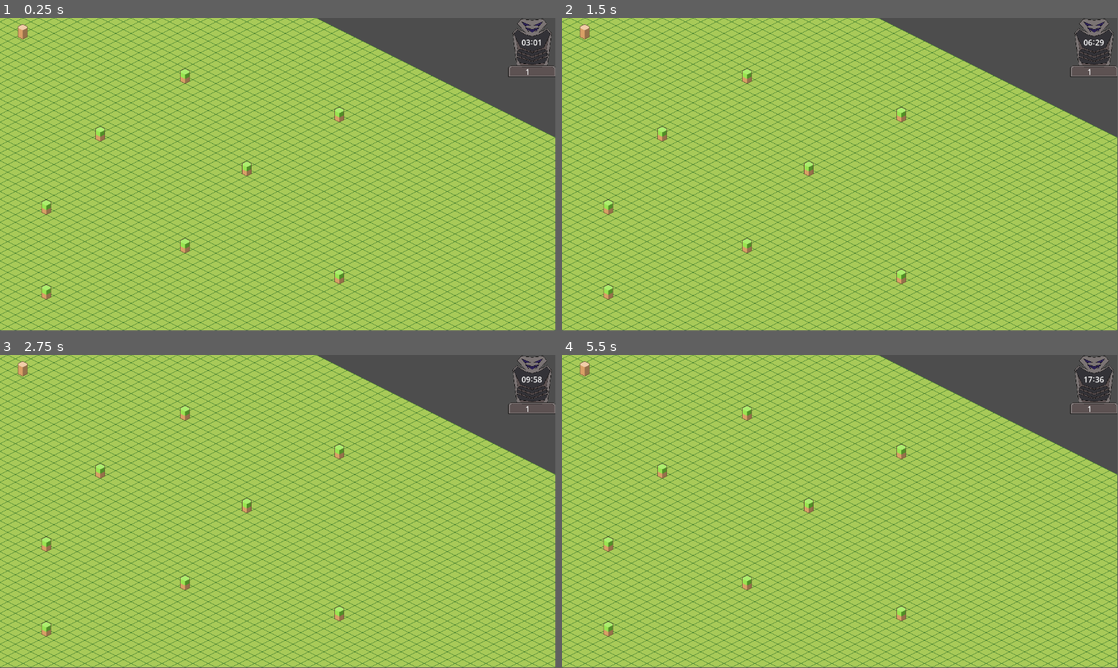
Above: before the commit, frames 1-4 (two rows, left to right).
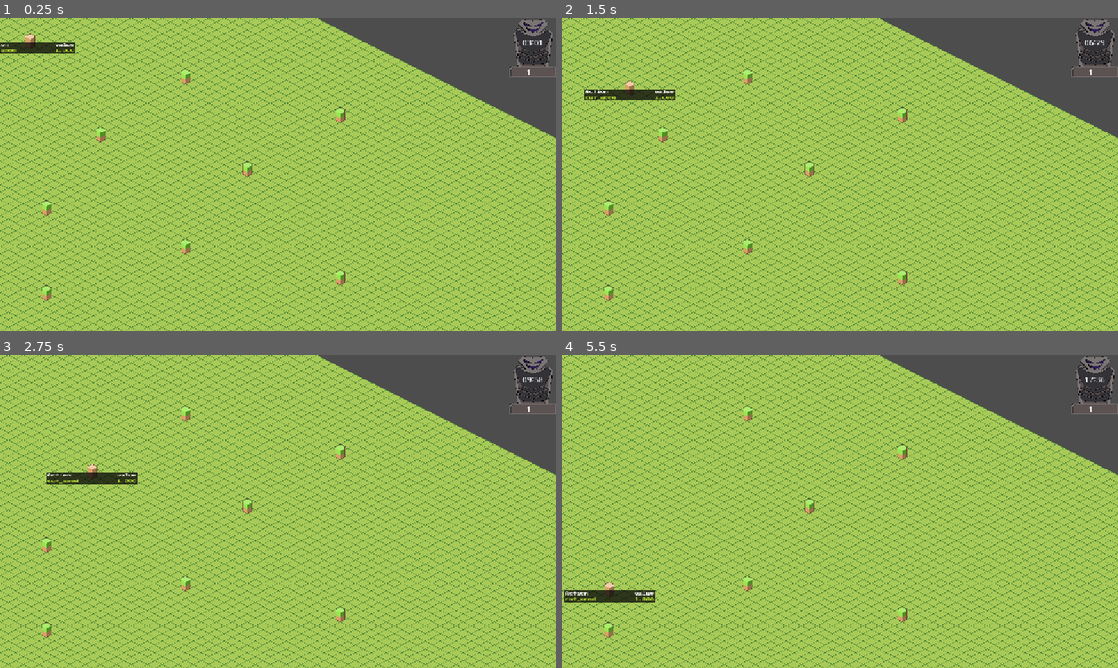
Above: after the commit, the same moments.

Repository: JontanKhuu/Ramen
Game: Godot game, scene res://World/world.tscn
The game is run twice, just before and just after one commit, with the same random seed, the same clock (stepped at 60 frames per second) and the same inputs.
Inputs (mouse positions are in pixels of both pictures, inside the frame that each line leads up to):
- Up to frame 1 (0.25 s): no input
- Up to frame 2 (1.5 s): move the mouse to (962, 158) at 0.52 s; click (962, 158) at 0.67 s; move the mouse to (728, 190) at 1.27 s; click (728, 190) at 1.42 s
- Up to frame 3 (2.75 s): move the mouse to (333, 442) at 2.02 s; click (333, 442) at 2.17 s
- Up to frame 4 (5.5 s): move the mouse to (812, 574) at 2.77 s; click (812, 574) at 2.92 s; move the mouse to (1006, 558) at 3.52 s; click (1006, 558) at 3.67 s; move the mouse to (673, 464) at 4.27 s; click (673, 464) at 4.42 s; move the mouse to (867, 511) at 5.02 s; click (867, 511) at 5.17 s
In our replay, the window is 799x449 before the commit and 800x450 after it. These sizes can differ from the game's own. Grey fills any space a smaller window leaves; there, only what the larger window draws over its background counts as a difference.

The runs differ from the first frame. In frame 1, 25% of the frame differs, in the area x 0-100%, y 0-100%; in frame 2, 25%; in frame 3, 25%; in frame 4, 25%.

Commit message:
AI debug and pathfinding to trees
Basic foundation, will work on tomorrow to go more in depth and more detailed

Diff:
--- /dev/null
+++ b/NPC/Debug/utility_debug.gd
@@ -0,0 +1,59 @@
+extends Node2D
+
+@export var utility_agent: UtilityAiAgent = null
+
+var elements = {}
+
+var show_only_top = false
+
+# Called when the node enters the scene tree for the first time.
+func _ready():
+	if utility_agent != null:
+		_setup_actions()
+
+
+func _process(_delta):
+	if utility_agent == null or not self.visible:
+		return
+	if elements.is_empty():
+		_setup_actions()
+	else:
+		_update_scores()
+
+
+func _setup_actions():
+	var scores = utility_agent.get_all_scores()
+	for score in scores:
+		var container = $PanelContainer/MarginContainer/score_list/action_score.duplicate()
+		elements[score.action] = container
+
+		container.get_node("label").text = score.action
+		container.get_node("score").text = "%.3f" % score.score
+		$PanelContainer/MarginContainer/score_list.add_child(container)
+		container.show()
+
+
+func _update_scores():
+	var scores = utility_agent.get_all_scores()
+	var top = scores[0].action
+	for score in scores:
+		var is_top_action = score.action == top
+		var container = elements[score.action]
+		container.get_node("label").text = score.action
+		container.get_node("score").text = "%.3f" % score.score
+		container.modulate = Color("#b4d433") if is_top_action else Color("#ffffff")
+		_adjust_container_visibility(container, is_top_action)
+
+
+func _adjust_container_visibility(container, is_top_action):
+	if show_only_top:
+		$PanelContainer/MarginContainer/score_list/action_score.hide()
+		container.visible = is_top_action
+		if container.visible:
+			container.get_node("label").custom_minimum_size.x = 0
+			container.get_node("score").visible = false
+	else:
+		$PanelContainer/MarginContainer/score_list/action_score.show()
+		container.get_node("label").custom_minimum_size.x = 140
+		container.get_node("score").visible = true
+		container.visible = true
--- /dev/null
+++ b/NPC/Debug/utility_debug.tscn
@@ -0,0 +1,45 @@
+[gd_scene load_steps=5 format=3 uid="uid://d0dhe2lv3x4u3"]
+
+[ext_resource type="Script" uid="uid://cfti2sdnbqphk" path="res://NPC/Debug/utility_debug.gd" id="1_6xpto"]
+[ext_resource type="FontFile" uid="uid://y2wfxqrg8ieg" path="res://NPC/Debug/PressStart2P.ttf" id="2_idht0"]
+
+[sub_resource type="Theme" id="Theme_0355t"]
+default_font = ExtResource("2_idht0")
+default_font_size = 8
+
+[sub_resource type="StyleBoxFlat" id="StyleBoxFlat_bprj7"]
+bg_color = Color(0.0352941, 0.0352941, 0.0352941, 0.764706)
+
+[node name="utility_debug" type="Node2D" groups=["utility_debug"]]
+z_index = 4
+script = ExtResource("1_6xpto")
+
+[node name="PanelContainer" type="PanelContainer" parent="."]
+offset_left = -94.0
+offset_right = 94.0
+offset_bottom = 15.0
+theme = SubResource("Theme_0355t")
+theme_override_styles/panel = SubResource("StyleBoxFlat_bprj7")
+
+[node name="MarginContainer" type="MarginContainer" parent="PanelContainer"]
+layout_mode = 2
+size_flags_horizontal = 4
+theme_override_constants/margin_left = 2
+theme_override_constants/margin_top = 2
+theme_override_constants/margin_right = 2
+theme_override_constants/margin_bottom = 2
+
+[node name="score_list" type="VBoxContainer" parent="PanelContainer/MarginContainer"]
+layout_mode = 2
+
+[node name="action_score" type="HBoxContainer" parent="PanelContainer/MarginContainer/score_list"]
+layout_mode = 2
+
+[node name="label" type="Label" parent="PanelContainer/MarginContainer/score_list/action_score"]
+custom_minimum_size = Vector2(140, 0)
+layout_mode = 2
+text = "Action"
+
+[node name="score" type="Label" parent="PanelContainer/MarginContainer/score_list/action_score"]
+layout_mode = 2
+text = "value"
--- /dev/null
+++ b/NPC/Scenes/npc.tscn
@@ -0,0 +1,43 @@
+[gd_scene load_steps=9 format=3 uid="uid://dj3y6vnh3v28l"]
+
+[ext_resource type="Script" uid="uid://j0eg4xid27jn" path="res://NPC/Scripts/npc.gd" id="1_056qb"]
+[ext_resource type="Texture2D" uid="uid://ed3wtbvhwcct" path="res://NPC/Assets/npc.png" id="1_asys0"]
+[ext_resource type="Script" uid="uid://bxew2mys8y8u8" path="res://addons/utility_ai/agent/agent.gd" id="3_7mkhf"]
+[ext_resource type="Script" uid="uid://bpvkdlp8jw4sj" path="res://addons/utility_ai/actions/action.gd" id="4_8wx6m"]
+[ext_resource type="Script" uid="uid://bhrmalgrewc21" path="res://NPC/Scripts/check_job.gd" id="5_txa0v"]
+[ext_resource type="PackedScene" uid="uid://d0dhe2lv3x4u3" path="res://NPC/Debug/utility_debug.tscn" id="6_8wx6m"]
+
+[sub_resource type="CapsuleShape2D" id="CapsuleShape2D_056qb"]
+
+[sub_resource type="Curve" id="Curve_7mkhf"]
+_data = [Vector2(0.005, 0), 0.0, 0.0, 0, 0, Vector2(1, 1), 0.0, 0.0, 0, 0]
+point_count = 2
+
+[node name="NPC" type="CharacterBody2D"]
+script = ExtResource("1_056qb")
+job = "LABORER"
+
+[node name="Sprite2D" type="Sprite2D" parent="."]
+texture = ExtResource("1_asys0")
+
+[node name="CollisionShape2D" type="CollisionShape2D" parent="."]
+shape = SubResource("CapsuleShape2D_056qb")
+
+[node name="UtilityAiAgent" type="Node" parent="."]
+script = ExtResource("3_7mkhf")
+metadata/_custom_type_script = "uid://bxew2mys8y8u8"
+
+[node name="CutWood" type="Node" parent="UtilityAiAgent"]
+script = ExtResource("4_8wx6m")
+_action_id = "cut_wood"
+metadata/_custom_type_script = "uid://bpvkdlp8jw4sj"
+
+[node name="is_laborer" type="Node" parent="UtilityAiAgent/CutWood"]
+script = ExtResource("5_txa0v")
+curve = SubResource("Curve_7mkhf")
+metadata/_custom_type_script = "uid://ds3cm31xh6g85"
+
+[node name="utility_debug" parent="." node_paths=PackedStringArray("utility_agent") instance=ExtResource("6_8wx6m")]
+utility_agent = NodePath("../UtilityAiAgent")
+
+[connection signal="top_score_action_changed" from="UtilityAiAgent" to="." method="_on_utility_ai_agent_top_score_action_changed"]
--- /dev/null
+++ b/NPC/Scripts/check_job.gd
@@ -0,0 +1,14 @@
+extends UtilityAiConsideration
+
+@export var job : String
+
+@onready var player = get_node("/root/World/NPC")
+
+func _ready() -> void:
+	print(player.job)
+
+func score() -> float:
+	job = player.job
+	if job == "LABORER":
+		return 1.0
+	return 0.0
--- /dev/null
+++ b/NPC/Scripts/npc.gd
@@ -0,0 +1,89 @@
+extends CharacterBody2D
+
+@export var speed := 100
+
+@export var target : LOOKING_FOR
+@export_enum("NONE","LABORER") var job : String
+
+@onready var tiles : Node2D = get_node("/root/World/TileMap")
+@onready var grassTiles : TileMapLayer = tiles.get_child(0)
+@onready var treeTiles : TileMapLayer = tiles.get_child(1)
+
+enum LOOKING_FOR{
+	NONE,
+	WOOD
+}
+
+var looking_for_wood : bool = false
+
+var is_moving : bool = false
+var _target
+
+func _ready() -> void:
+	pass
+
+func _process(delta: float) -> void:
+	print(_target)
+	_handle_target(delta)
+
+
+func _handle_target(delta: float):
+	if !_target:
+		_target = null
+		# if it's still looking for food, try to find a new target
+		if target == LOOKING_FOR.WOOD:
+			find_wood()
+		return
+
+	var to_target = self.global_position.distance_to(_target)
+	match target:
+		LOOKING_FOR.NONE:
+			return
+		LOOKING_FOR.WOOD:
+			if to_target < 10:
+				cut_wood()
+				return
+
+	move_to(self.global_position.direction_to(_target), delta)
+
+func move_to(direction, delta):
+	is_moving = true
+	#if direction.x > 0:
+		#$Flip.scale.x = 1
+		##turn right
+	#else:
+		## turn left
+		#$Flip.scale.x = -1
+	# warning-ignore:return_value_discarded
+	var new_velocity = direction * speed
+	velocity = new_velocity
+	move_and_slide()
+
+func find_wood() -> void:
+	var treesPos = treeTiles.get_used_cells().map(treeTiles.map_to_local)
+	# find closest tree
+	var closest = treesPos[0]
+	for tree in treesPos:
+		var dis_to_close = global_position.distance_to(closest)
+		var dis_to_curTree = global_position.distance_to(tree)
+
+		if dis_to_curTree < dis_to_close:
+			closest = tree
+
+	_target = closest
+
+func cut_wood() -> void:
+	if global_position.distance_to(_target) < 10:
+		var tree_map_pos = treeTiles.local_to_map(_target)
+		treeTiles.set_cell(tree_map_pos,0)
+
+		_target = null
+		pass
+
+func _on_utility_ai_agent_top_score_action_changed(top_action_id):
+	print("Action changed: %s" % top_action_id)
+	match top_action_id:
+		"idle":
+			pass
+		"cut_wood":
+			target = LOOKING_FOR.WOOD
--- a/NPC/npc.gd
+++ /dev/null
@@ -1,10 +0,0 @@
-extends CharacterBody2D
-
-@export var speed := 100
-
-
-func _ready() -> void:
-	pass
-
-func _process(delta: float) -> void:
-	pass
--- a/NPC/npc.tscn
+++ /dev/null
@@ -1,15 +0,0 @@
-[gd_scene load_steps=4 format=3 uid="uid://dj3y6vnh3v28l"]
-
-[ext_resource type="Script" uid="uid://j0eg4xid27jn" path="res://NPC/npc.gd" id="1_056qb"]
-[ext_resource type="Texture2D" uid="uid://ed3wtbvhwcct" path="res://NPC/Assets/npc.png" id="1_asys0"]
-
-[sub_resource type="CapsuleShape2D" id="CapsuleShape2D_056qb"]
-
-[node name="NPC" type="CharacterBody2D"]
-script = ExtResource("1_056qb")
-
-[node name="Sprite2D" type="Sprite2D" parent="."]
-texture = ExtResource("1_asys0")
-
-[node name="CollisionShape2D" type="CollisionShape2D" parent="."]
-shape = SubResource("CapsuleShape2D_056qb")
--- a/World/world.tscn
+++ b/World/world.tscn
@@ -5,7 +5,7 @@
 [ext_resource type="Script" uid="uid://cs3tjofpk4ng3" path="res://World/UI Assets/Calendar/Scripts/Calendar/date_time.gd" id="3_k8do8"]
 [ext_resource type="PackedScene" uid="uid://x0fj4b75fxgn" path="res://World/UI Assets/Calendar/Calendar.tscn" id="4_3f78f"]
 [ext_resource type="PackedScene" uid="uid://diuxg5omwl2tu" path="res://TileMap/tile_map.tscn" id="5_k8do8"]
-[ext_resource type="PackedScene" uid="uid://dj3y6vnh3v28l" path="res://NPC/npc.tscn" id="6_bkhv4"]
+[ext_resource type="PackedScene" uid="uid://dj3y6vnh3v28l" path="res://NPC/Scenes/npc.tscn" id="6_bkhv4"]
 
 [sub_resource type="Resource" id="Resource_bkhv4"]
 script = ExtResource("3_k8do8")
--- a/project.godot
+++ b/project.godot
@@ -15,6 +15,11 @@
 config/features=PackedStringArray("4.4", "Forward Plus")
 config/icon="res://icon.svg"
 
+[display]
+
+window/size/borderless=true
+window/stretch/mode="canvas_items"
+
 [editor_plugins]
 
 enabled=PackedStringArray("res://addons/utility_ai/plugin.cfg")
Binary file added: NPC/Debug/PressStart2P.ttf
Not shown, added: NPC/Debug/PressStart2P.ttf.import
Not shown, added: NPC/Debug/utility_debug.gd.uid
Not shown, added: NPC/Scripts/check_job.gd.uid
Renamed: NPC/npc.gd.uid -> NPC/Scripts/npc.gd.uid
